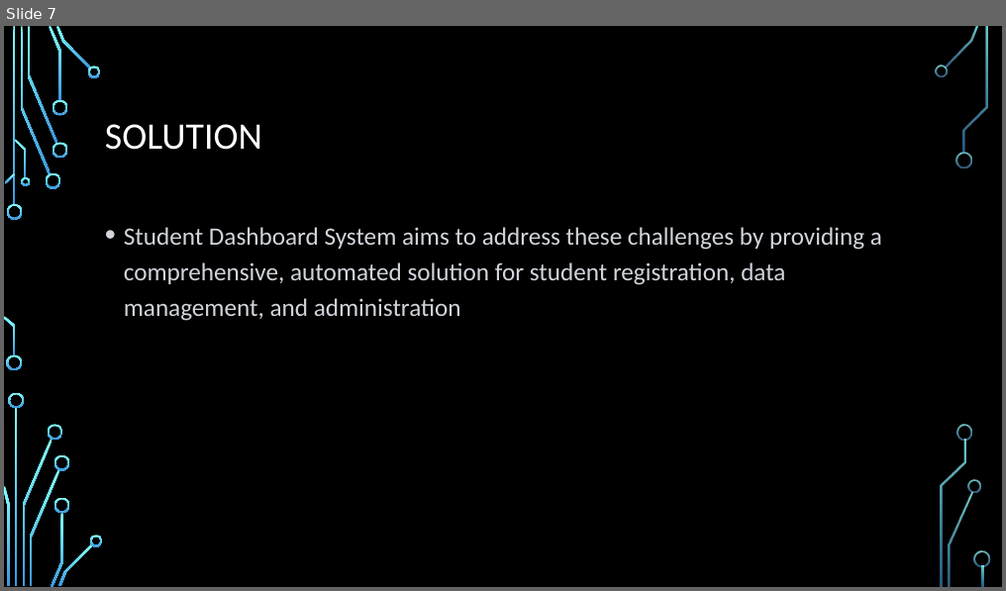
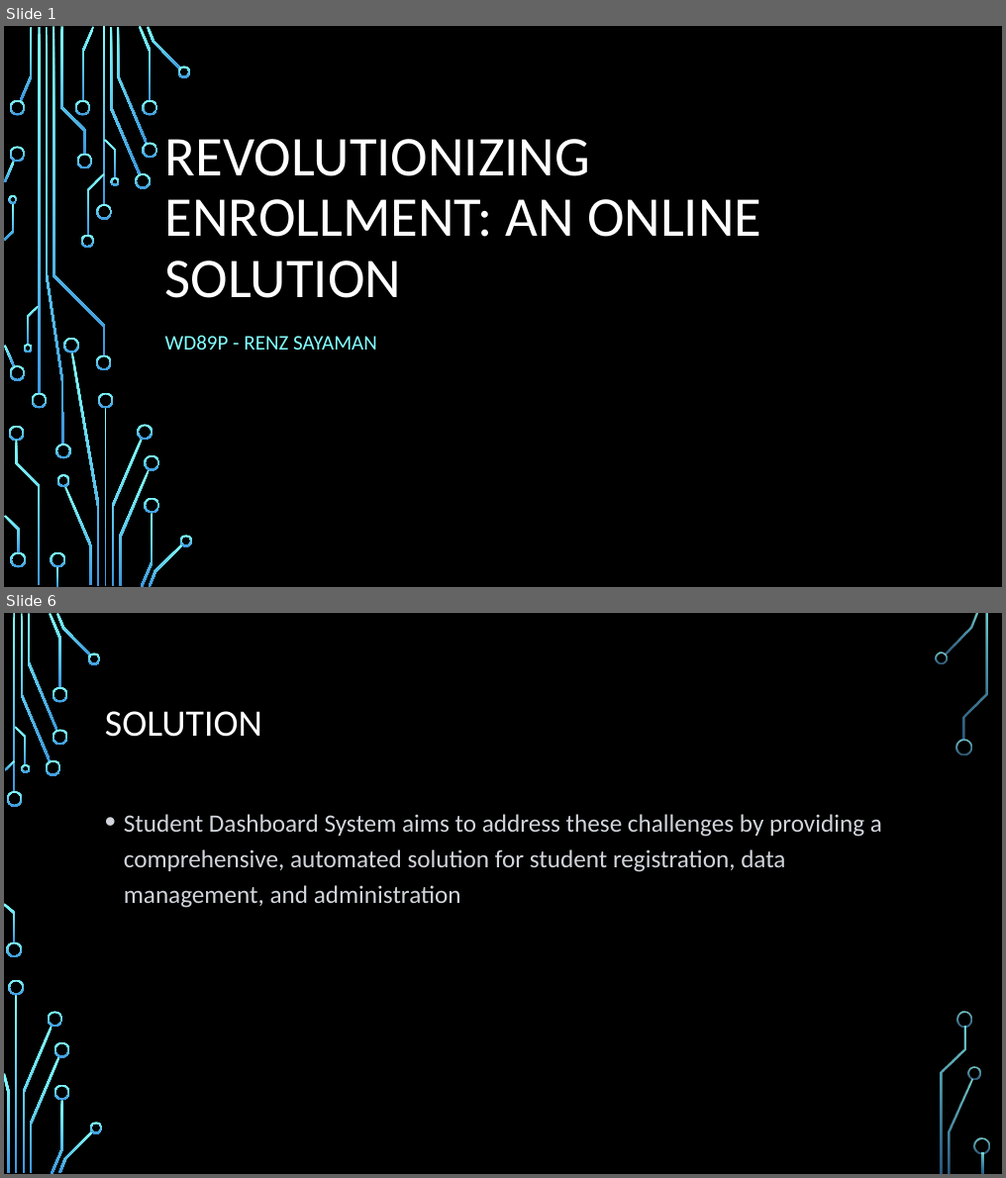
Before and after one commit to Elcavz/Major-Project-2-FrontEnd, a slide deck: PROJECT PROPOSAL.pptx. Shown one above the other, each under a label of ours: slide 7 before the commit, slides 1 and 6 after it; the slides between them are not shown. The pictures are 1006x591 and 1006x1178 pixels, drawn with LibreOffice and Linux fonts; fonts in the diff are those of the drawing; background and template pictures are left out. Boxes give left, top, right and bottom in pixels: in the first picture for what was removed or moved away, otherwise in the second. Text is boxed around its words. In the diff, an @@ line names an element or a change of style, - is before the commit and + after.

```diff
--- a/PROJECT PROPOSAL.pptx
+++ b/PROJECT PROPOSAL.pptx
@@ slide 1 added at box(4, 26, 1002, 587), background picture (left out) @@
@@ title added at box(165, 139, 761, 298), 54 pt, text #FFFFFF @@
+REVOLUTIONIZING ENROLLMENT: AN ONLINE SOLUTION
@@ subtitle added at box(165, 335, 377, 350), 20 pt, text #82FFFF @@
+WD89P - RENZ SAYAMAN
@@ group added at box(4, 26, 193, 587): 50 freeform shapes, 4 rectangles @@
@@ what was slide 7 is now slide 6 @@
```
Also in this commit, not shown: 4 slides changed, 1 other slide added, 4 slides removed, 11 other files.
